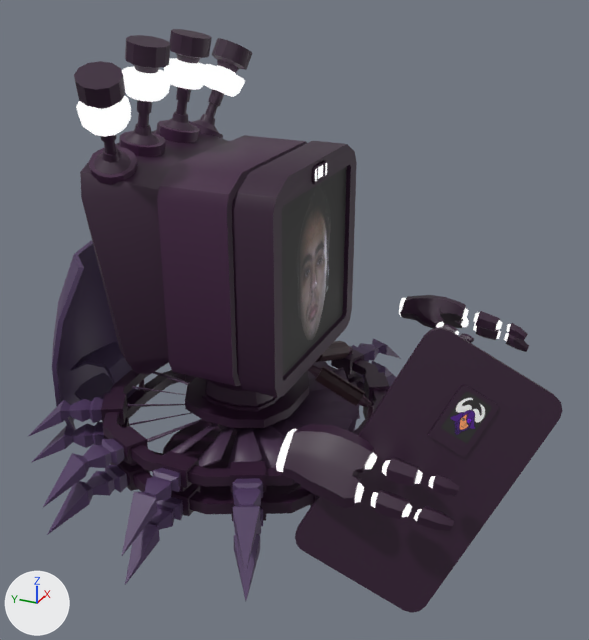
What one commit did to the Blender file blender/charachters/gnuchanos_ch_purple.blend.
The view is the same before and after, from a 50 mm lens placed at (-4.05, -2.2, 4.08), pointed at (-0.08, -0.41, 2.09). Lighting does not change. The marker at lower left points along +X, +Y and +Z.

In view in the first picture: 'body1_', 'head_face', 'rotate'.
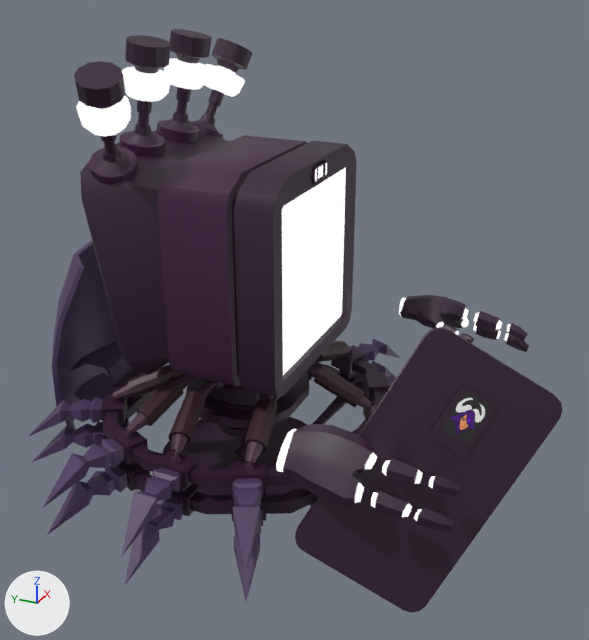
The change, as JSON lines over the scene's bpy script:
```json
{"block": "me_cube_009", "where": "# used by ob_body1; location = (0.0, 0.0, 0.0)"}
{"op": "remove", "block": "me_cube_009", "code": "me_cube_009.from_pydata(...)  # 5676 vertices, 5221 faces; spans x -1.42..1.42, y -1.99..1.29, z 0.96..3.65"}
{"op": "add", "block": "me_cube_009", "code": "me_cube_009.from_pydata(...)  # 6399 vertices, 5921 faces; spans x -1.42..1.42, y -1.99..1.29, z 0.96..3.65"}
{"block": "me_cube_009", "change": "me_cube_009 part 1: the loose piece of 140 vertices spanning x 0.1..0.8, y 0.01..0.36, z 1.24..1.72 is copied, and the copy is mirrored in x about the mesh origin, in mat_gnuchanos_001 (picture img_color_atlas_png_001); it spans x -0.8..-0.1, y 0.01..0.36, z 1.24..1.72"}
{"block": "me_cube_009", "change": "me_cube_009 part 2: the loose piece of 153 vertices spanning x 0.13..0.9, y -0.07..0.11, z 1.24..1.72 is copied, and the copy is mirrored in x about the mesh origin, in mat_gnuchanos_001 (picture img_color_atlas_png_001); it spans x -0.9..-0.13, y -0.07..0.11, z 1.24..1.72"}
{"block": "me_cube_009", "change": "me_cube_009 part 3: the loose piece of 140 vertices spanning x 0.09..0.8, y -0.5..-0.13, z 1.24..1.72 is copied, and the copy is mirrored in x about the mesh origin, in mat_gnuchanos_001 (picture img_color_atlas_png_001); it spans x -0.8..-0.09, y -0.5..-0.13, z 1.24..1.72"}
{"block": "me_cube_009", "change": "me_cube_009 part 4: the loose piece of 140 vertices spanning x 0.06..0.49, y 0.02..0.69, z 1.24..1.72 is copied, and the copy is mirrored in x about the mesh origin, in mat_gnuchanos_001 (picture img_color_atlas_png_001); it spans x -0.49..-0.06, y 0.02..0.69, z 1.24..1.72"}
{"block": "me_cube_009", "change": "me_cube_009 part 5"}
{"block": "me_cube_009", "change": "15 faces are deleted"}
{"block": "me_cube_009", "change": "150 vertices are added at x -0.06..0.0, y -0.91..0.8, z 1.24..1.78"}
{"block": "me_cube_009", "change": "183 new faces join them, mat_gnuchanos_001 (picture img_color_atlas_png_001)"}
{"block": "me_cube_009", "change": "me_cube_009 part 6: 4354 faces spanning x -1.42..1.42, y -1.99..1.29, z 0.96..3.65 switch from mat_gnuchanos (picture img_color_atlas_png_002) to mat_gnuchanos_001 (picture img_color_atlas_png_001)"}
{"op": "remove", "block": "ob_rotate", "code": ["ob_rotate = bpy.data.objects.new('rotate', me_cube_017)", "ob_rotate.location = (0.0, 0.0, 0.0)"]}
{"op": "remove", "block": "ob_head_face", "code": ["ob_head_face = bpy.data.objects.new('head_face', me_cube_005)", "ob_head_face.location = (0.0, 0.0, 0.0)"]}
```

Location of each change, [x1, y1, x2, y2] in pixels of the pictures (589 x 640 px):
```json
{"object": "head_face", "change": "deleted", "before": [282, 167, 347, 376]}
{"object": "rotate", "change": "deleted", "before": [127, 361, 360, 468]}
{"part": 1, "of": "me_cube_009", "change": "added", "after": [125, 375, 211, 465]}
{"part": 2, "of": "me_cube_009", "change": "added", "after": [168, 381, 224, 462]}
{"part": 3, "of": "me_cube_009", "change": "added", "after": [244, 393, 278, 471]}
{"part": 4, "of": "me_cube_009", "change": "added", "after": [111, 364, 185, 402]}
{"part": 5, "of": "me_cube_009", "change": "built on", "after": [307, 366, 373, 421], "on screen": "black"}
{"part": 6, "of": "me_cube_009", "change": "recoloured", "before": [110, 163, 433, 498], "after": [110, 163, 433, 498]}
```
